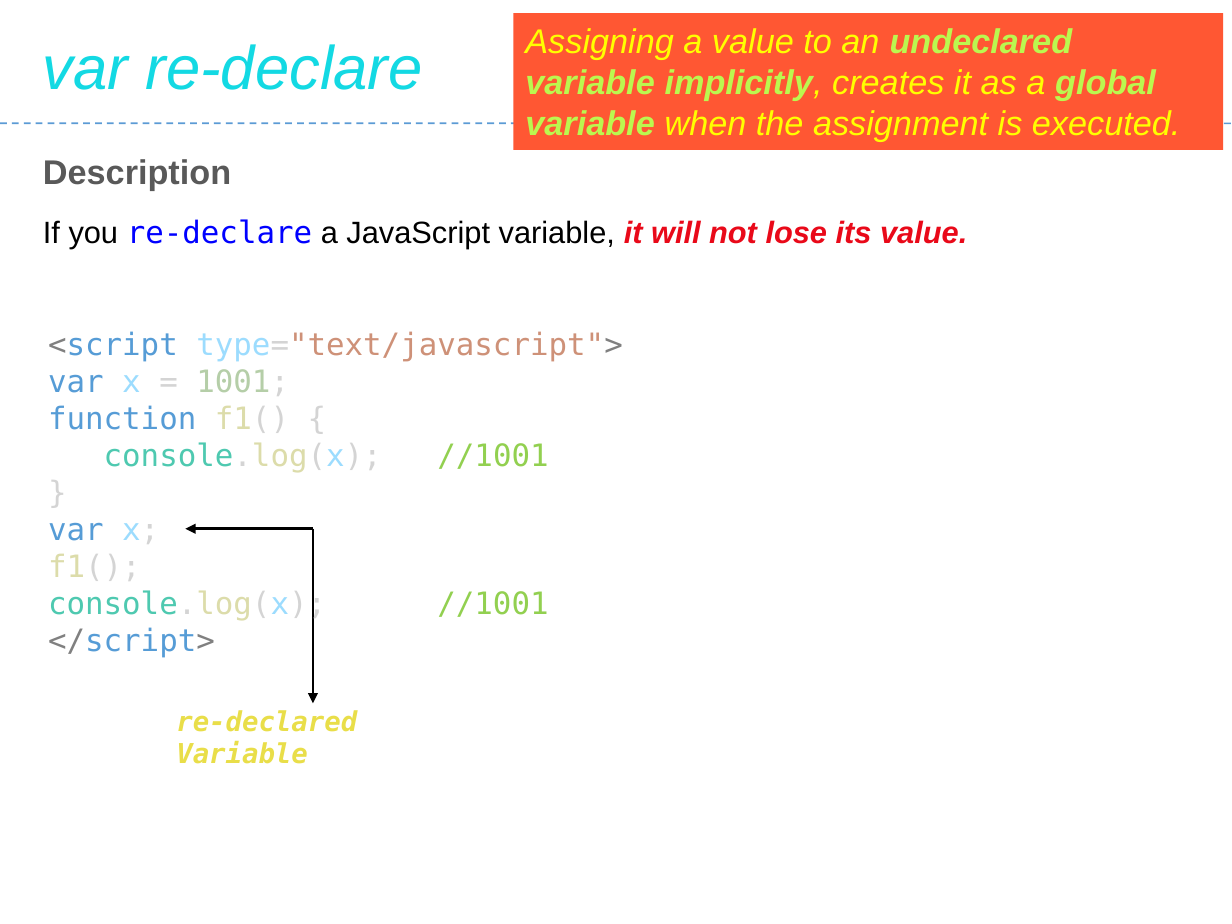
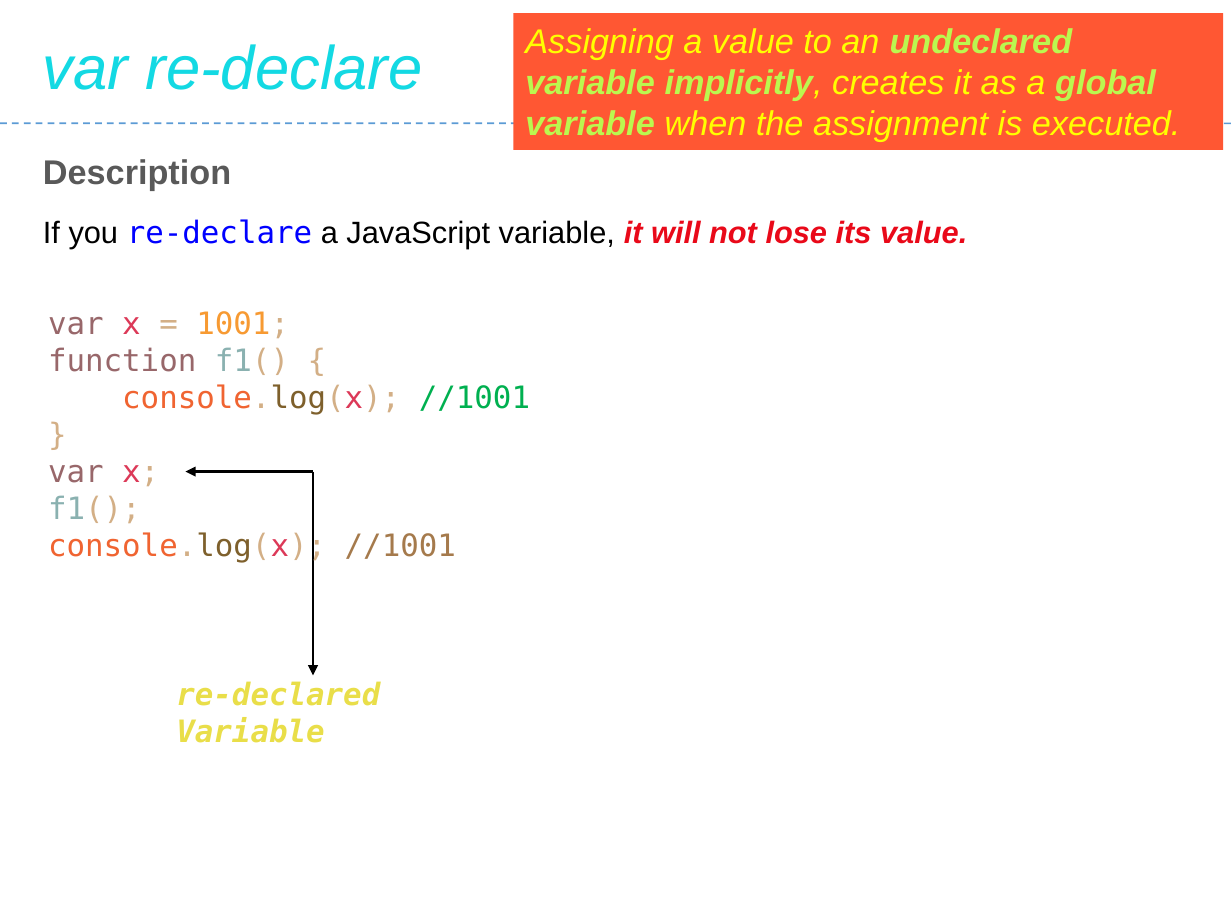
Before and after one commit to Saleel-Bagde/PPT-s, a slide deck: slide 35 of JavaScript.pptx (slide 34 before the commit). Drawn at 1232x924 pixels with LibreOffice and Linux fonts; fonts in the diff are those of the drawing. Boxes give left, top, right and bottom in pixels: in the first picture for what was removed or moved away, otherwise in the second. Text is boxed around its words. In the diff, an @@ line names an element or a change of style, - is before the commit and + after.

```diff
--- a/JavaScript.pptx
+++ b/JavaScript.pptx
@@ text "var x = 1001;": place and size @@
-text "var x = 1001;" at (48,331,622,658)
+text "var x = 1001;" at (48,311,530,563)
@@ text "var x = 1001;" at (48,311,530,563): text colour #569CD6 to #98676A in "var", "function", "var"; text colour #9CDCFE to #DC3958 in "x", "console.log(x);", "x;", "console.log(x);"; text colour #D4D4D4 to #D3AF86 in "= 1001;", "f1() {", "console.log(x);", "}" and 3 more places; text colour #B5CEA8 to #F79A32 in "1001;"; text colour #DCDCAA to #8AB1B0 in "f1()", "f1();"; text colour #4EC9B0 to #F06431, text colour #DCDCAA to #7E602C in "console.log(x);", "console.log(x);"; text colour #92D050 to #00B050, text colour #92D050 to #A57A4C in "//1001" @@
@@ text at (48,331,622,362): paragraph removed @@
-<script type="text/javascript">
@@ arrow moved from (313, 529) - (186, 529) to (313, 472) - (186, 472) @@
@@ arrow moved from (313, 529) - (313, 703) to (313, 472) - (313, 675) @@
@@ text at (48,627,215,658): paragraph removed @@
-</script>
@@ text "re-declared Variable": place and size @@
-text "re-declared Variable" at (176,710,357,764)
+text "re-declared Variable" at (176,681,380,743)
@@ text "re-declared Variable" at (176,681,380,743): size 16 to 18 pt @@
```
Also in this commit, not shown: 14 other slides changed, 1 slide added.
